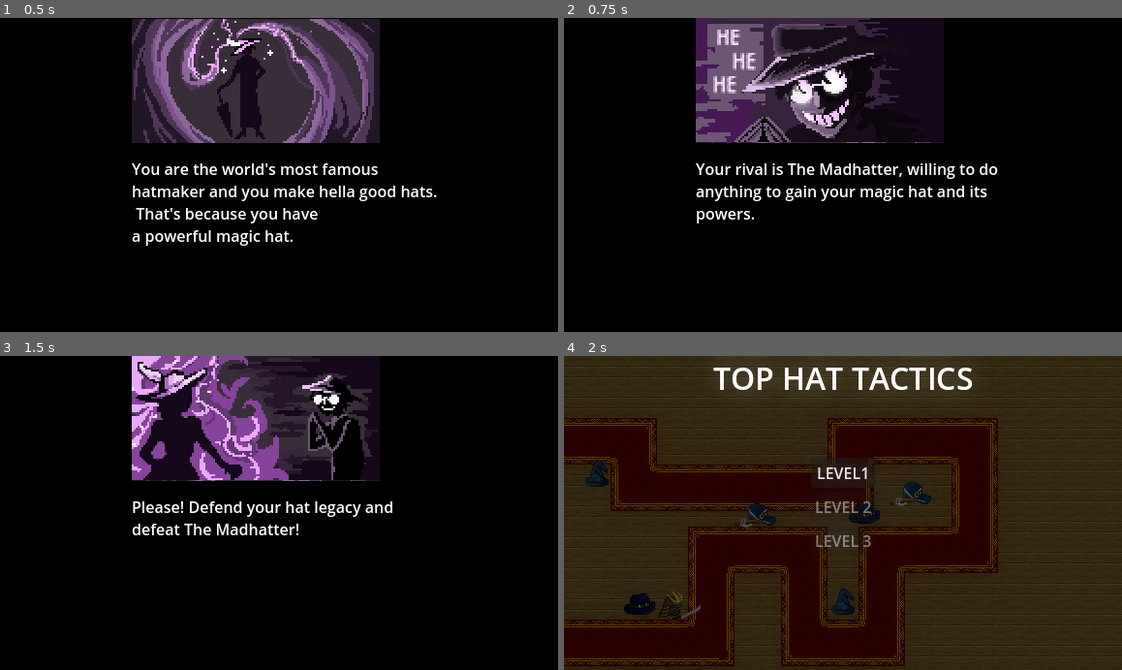
Above: before the commit, frames 1-4 (two rows, left to right).
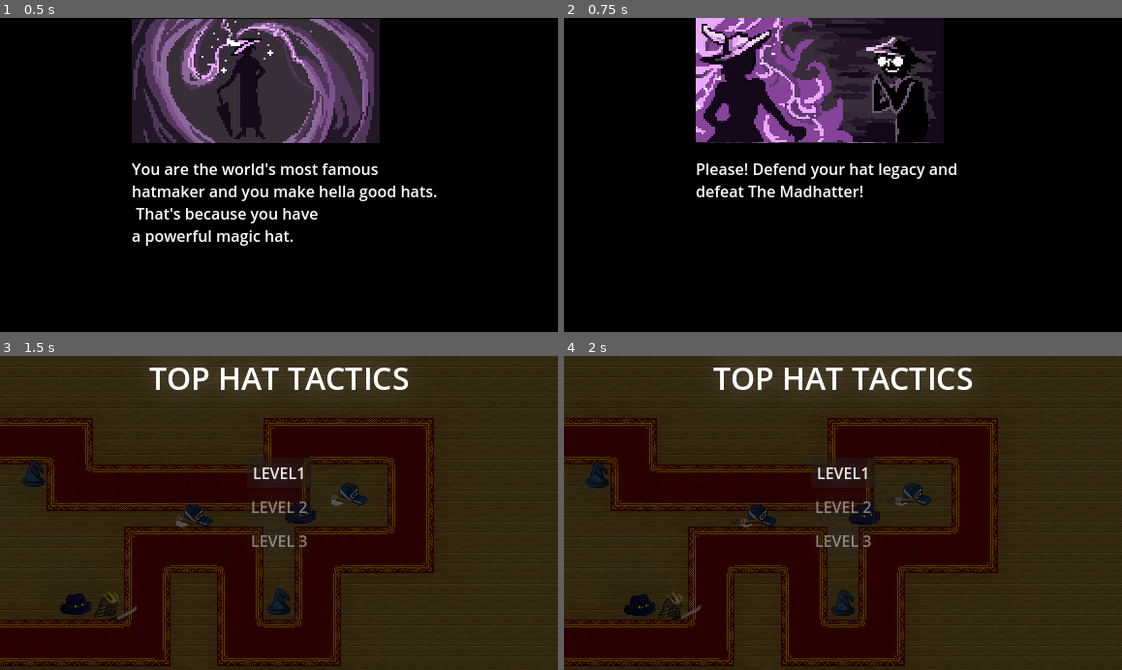
Above: after the commit, the same moments.

Repository: ma31n/TopHatTactics
Game: Godot game, scene res://Scenes/intro.tscn
The game is run twice, just before and just after one commit, with the same random seed, the same clock (stepped at 60 frames per second) and the same inputs. The engine's default icon, where the game draws it, is replaced by a stand-in: a white triangle on a blue panel in a dark square.
Inputs (mouse positions are in pixels of both pictures, inside the frame that each line leads up to):
- Up to frame 1 (0.5 s): no input
- Up to frame 2 (0.75 s): tap Enter (ui_accept) at 0.5 s; move the mouse to (965, 159) at 0.52 s; hold Enter (ui_accept) from 0.53 s (still down); click (965, 159) at 0.67 s
- Up to frame 3 (1.5 s): move the mouse to (167, 528) at 1.27 s; release Enter (ui_accept) at 1.28 s; tap Enter (ui_accept) at 1.35 s; click (167, 528) at 1.42 s
- Up to frame 4 (2 s): tap Enter (ui_accept) at 1.52, 1.82 s

Frame 1 is identical in both runs. In frame 2, 16% of the frame differs, in the area x 23-78%, y 0-66%; in frame 3, 98%, in the area x 0-100%, y 0-100%; in frame 4, 0.4%.

Commit message:
Additional bug fixes

Diff:
--- a/Scenes/level_2.tscn
+++ b/Scenes/level_2.tscn
@@ -79,16 +79,16 @@
 [node name="win" type="Button" parent="ColorRect"]
 visible = false
 layout_mode = 0
-offset_left = 122.0
+offset_left = 100.0
 offset_top = 100.0
-offset_right = 130.0
-offset_bottom = 108.0
-text = "YOU WON"
+offset_right = 191.0
+offset_bottom = 131.0
+text = "CONTINUE"
 
 [node name="Label" type="Label" parent="."]
-offset_left = 95.0
+offset_left = 90.0
 offset_top = 5.0
-offset_right = 135.0
+offset_right = 130.0
 offset_bottom = 28.0
 
 [node name="Currency" type="Label" parent="."]
--- a/Scenes/level_3.tscn
+++ b/Scenes/level_3.tscn
@@ -41,9 +41,9 @@
 level = 3
 
 [node name="Label" type="Label" parent="."]
-offset_left = 95.0
+offset_left = 90.0
 offset_top = 5.0
-offset_right = 135.0
+offset_right = 130.0
 offset_bottom = 28.0
 
 [node name="Currency" type="Label" parent="."]
@@ -81,12 +81,11 @@
 [node name="win" type="Button" parent="ColorRect"]
 visible = false
 layout_mode = 0
-offset_left = 122.0
+offset_left = 100.0
 offset_top = 100.0
-offset_right = 209.0
+offset_right = 191.0
 offset_bottom = 131.0
-text = "YOU WON
-"
+text = "CONTINUE"
 
 [node name="WorldEnvironment" type="WorldEnvironment" parent="."]
 environment = SubResource("Environment_pd874")
--- a/Scenes/main.tscn
+++ b/Scenes/main.tscn
@@ -59,9 +59,9 @@
 one_shot = true
 
 [node name="Label" type="Label" parent="."]
-offset_left = 71.0
+offset_left = 90.0
 offset_top = 4.0
-offset_right = 111.0
+offset_right = 130.0
 offset_bottom = 27.0
 
 [node name="turret_1" parent="." instance=ExtResource("5_x22he")]
@@ -129,11 +129,11 @@
 [node name="win" type="Button" parent="ColorRect"]
 visible = false
 layout_mode = 0
-offset_left = 122.0
+offset_left = 100.0
 offset_top = 100.0
-offset_right = 209.0
+offset_right = 191.0
 offset_bottom = 131.0
-text = "YOU WON"
+text = "CONTINUE"
 
 [node name="WorldEnvironment" type="WorldEnvironment" parent="."]
 environment = SubResource("Environment_0ikif")
--- a/Scenes/projectile.tscn
+++ b/Scenes/projectile.tscn
@@ -1,7 +1,7 @@
 [gd_scene load_steps=4 format=3 uid="uid://cvwupr7w8047b"]
 
-[ext_resource type="Texture2D" uid="uid://d13vbo6aggpu0" path="res://icon.svg" id="1_6cmkq"]
 [ext_resource type="Script" path="res://Scripts/projectile.gd" id="1_lp8a0"]
+[ext_resource type="Texture2D" uid="uid://dwi3oopv2xupk" path="res://Sprites/Tower_Wizard_Projectile.png" id="2_41qou"]
 
 [sub_resource type="CircleShape2D" id="CircleShape2D_oopfa"]
 
@@ -15,6 +15,5 @@
 
 [node name="Sprite2D" type="Sprite2D" parent="Projectile"]
 modulate = Color(0, 1, 1, 1)
-position = Vector2(1.90735e-06, 1.90735e-06)
-scale = Vector2(0.15625, 0.15625)
-texture = ExtResource("1_6cmkq")
+position = Vector2(-0.124999, -0.124999)
+texture = ExtResource("2_41qou")
--- a/project.godot
+++ b/project.godot
@@ -10,7 +10,7 @@
 
 [application]
 
-config/name="JameGam2025"
+config/name="Top Hat Tactics"
 run/main_scene="res://Scenes/intro.tscn"
 config/features=PackedStringArray("4.3", "GL Compatibility")
 config/icon="res://icon.svg"
@@ -25,6 +25,17 @@
 window/size/viewport_height=324
 window/stretch/mode="viewport"
 
+[input]
+
+ui_accept={
+"deadzone": 0.5,
+"events": [Object(InputEventKey,"resource_local_to_scene":false,"resource_name":"","device":0,"window_id":0,"alt_pressed":false,"shift_pressed":false,"ctrl_pressed":false,"meta_pressed":false,"pressed":false,"keycode":4194309,"physical_keycode":0,"key_label":0,"unicode":0,"location":0,"echo":false,"script":null)
+, Object(InputEventKey,"resource_local_to_scene":false,"resource_name":"","device":0,"window_id":0,"alt_pressed":false,"shift_pressed":false,"ctrl_pressed":false,"meta_pressed":false,"pressed":false,"keycode":4194310,"physical_keycode":0,"key_label":0,"unicode":0,"location":0,"echo":false,"script":null)
+, Object(InputEventKey,"resource_local_to_scene":false,"resource_name":"","device":0,"window_id":0,"alt_pressed":false,"shift_pressed":false,"ctrl_pressed":false,"meta_pressed":false,"pressed":false,"keycode":32,"physical_keycode":0,"key_label":0,"unicode":32,"location":0,"echo":false,"script":null)
+, Object(InputEventMouseButton,"resource_local_to_scene":false,"resource_name":"","device":-1,"window_id":0,"alt_pressed":false,"shift_pressed":false,"ctrl_pressed":false,"meta_pressed":false,"button_mask":1,"position":Vector2(84, 23),"global_position":Vector2(93, 69),"factor":1.0,"button_index":1,"canceled":false,"pressed":true,"double_click":false,"script":null)
+]
+}
+
 [rendering]
 
 textures/canvas_textures/default_texture_filter=0
Binary file added: Sprites/Tower_Wizard_Projectile.png
Not shown, added: Sprites/Tower_Wizard_Projectile.png.import
Not shown, added: problemi s igrom.txt
